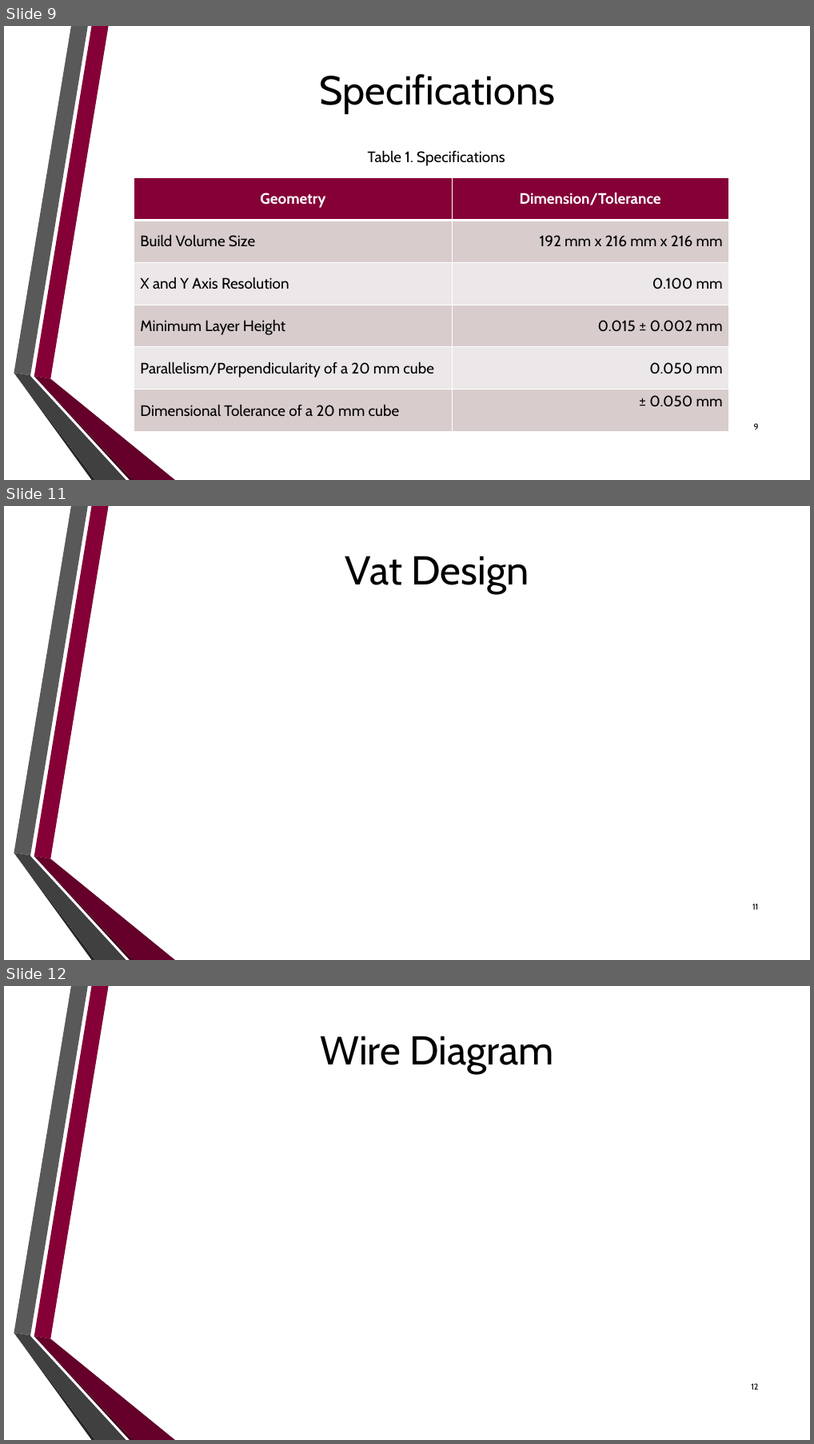
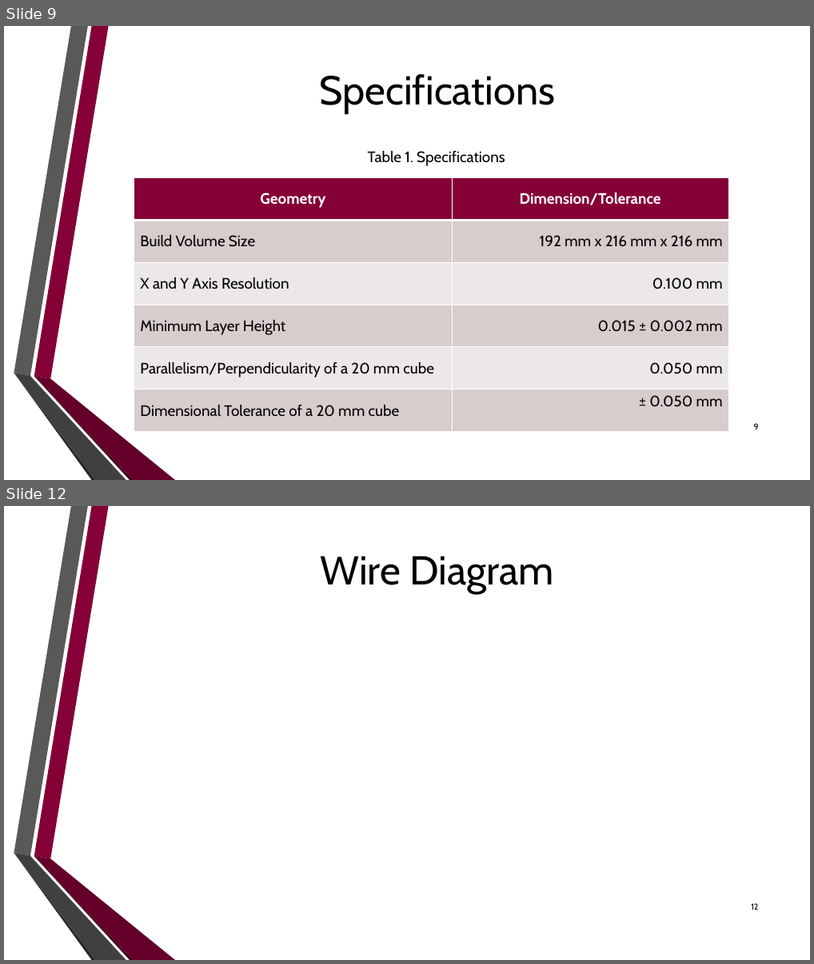
Before and after one commit to dan-olsen/SeniorDesign, a slide deck: Presentations/DesignPres/DesignPres-75.pptx. Shown one above the other, each under a label of ours: slides 9, 11 and 12 before the commit, slides 9 and 12 after it; the slides between them are not shown. The pictures are 814x1444 and 814x964 pixels, drawn with LibreOffice and Linux fonts; fonts in the diff are those of the drawing; background and template pictures are left out. Boxes give left, top, right and bottom in pixels: in the first picture for what was removed or moved away, otherwise in the second. Text is boxed around its words. In the diff, an @@ line names an element or a change of style, - is before the commit and + after.

```diff
--- a/Presentations/DesignPres/DesignPres-75.pptx
+++ b/Presentations/DesignPres/DesignPres-75.pptx
@@ slide 11 removed at (4, 506, 810, 960), background picture (left out); not listed: 6 template elements that a slide beside it also shows @@
@@ title removed at (346, 556, 529, 593) @@
-Vat Design
@@ page number removed at (753, 903, 758, 909) @@
-11
```
Also in this commit, not shown: 2 slides added, 1 other slide removed.
